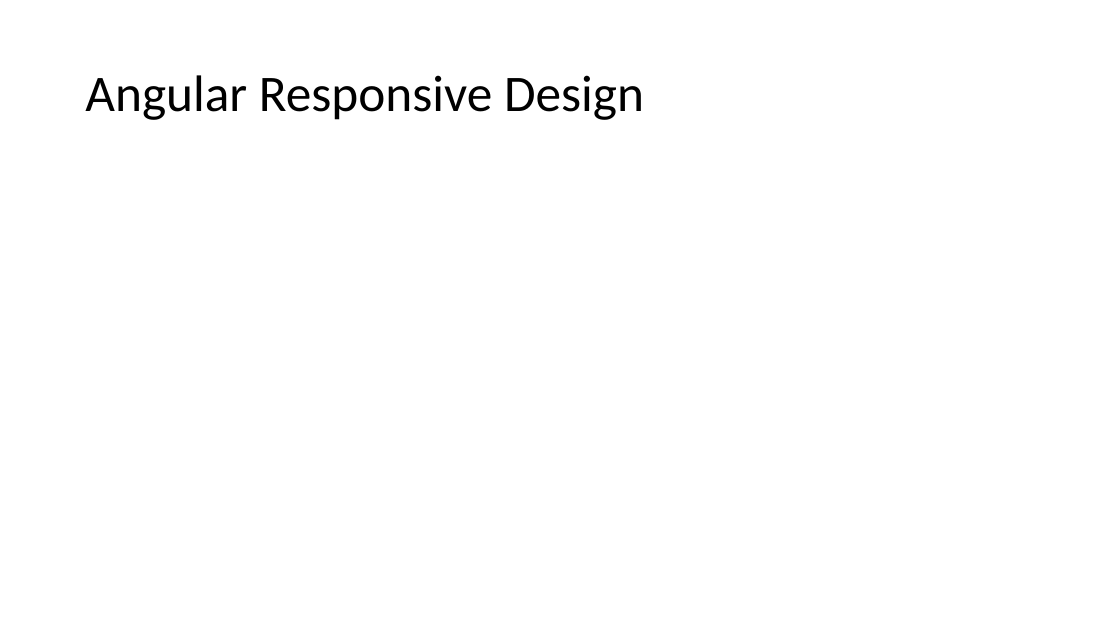
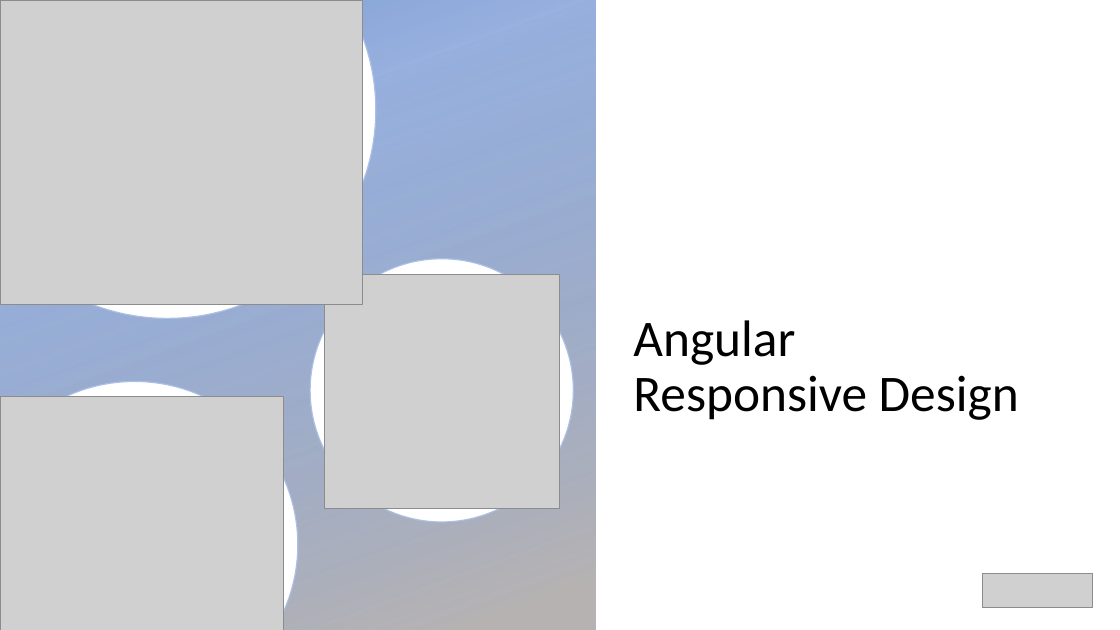
Before and after one commit to mehdikhaleghian/StudyNotes, a slide deck: slide 9 of OnboardEasy.pptx (slide 8 before the commit). Drawn at 1120x630 pixels with LibreOffice and Linux fonts; fonts in the diff are those of the drawing; grey boxes stand for pictures; background and template pictures are left out. Boxes give left, top, right and bottom in pixels: in the first picture for what was removed or moved away, otherwise in the second. Text is boxed around its words. In the diff, an @@ line names an element or a change of style, - is before the commit and + after.

```diff
--- a/OnboardEasy.pptx
+++ b/OnboardEasy.pptx
@@ rectangle added at box(0, 0, 596, 630), fill gradient #4472C4 to #AFABAB @@
@@ freeform shape added at box(0, 0, 376, 318), fill #FFFFFF, outline #AFABAB 1 pt @@
@@ picture added at box(0, 0, 362, 305) @@
@@ ellipse added at box(310, 259, 573, 522), fill #FFFFFF, outline #AFABAB 1 pt @@
@@ picture added at box(324, 274, 559, 508) @@
@@ title "Angular Responsive Design": place and size @@
-title "Angular Responsive Design" at box(85, 75, 644, 120)
+title "Angular Responsive Design" at box(633, 320, 1019, 420)
@@ title "Angular Responsive Design" at box(633, 320, 1019, 420): vertical alignment middle to top @@
@@ freeform shape added at box(0, 381, 298, 630), fill #FFFFFF, outline #AFABAB 1 pt @@
@@ picture added at box(0, 396, 283, 630) @@
@@ picture added at box(983, 573, 1093, 607) @@
```
Also in this commit, not shown: 2 other slides changed, 10 slides added, 5 other files.
